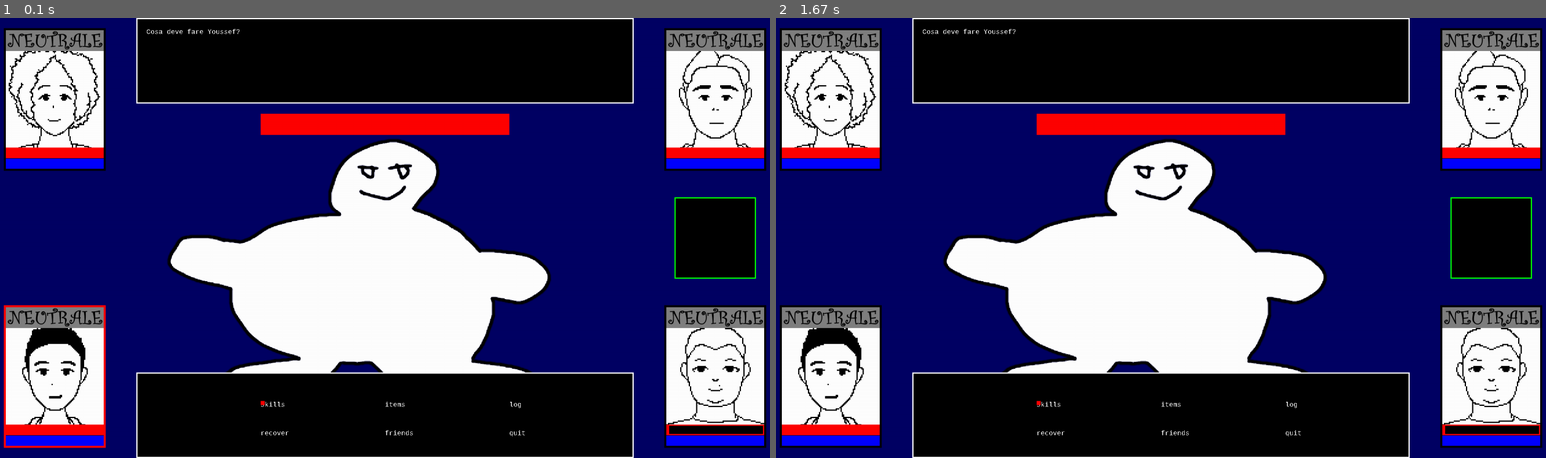
Above: before the commit, frames 1-2 (left to right).
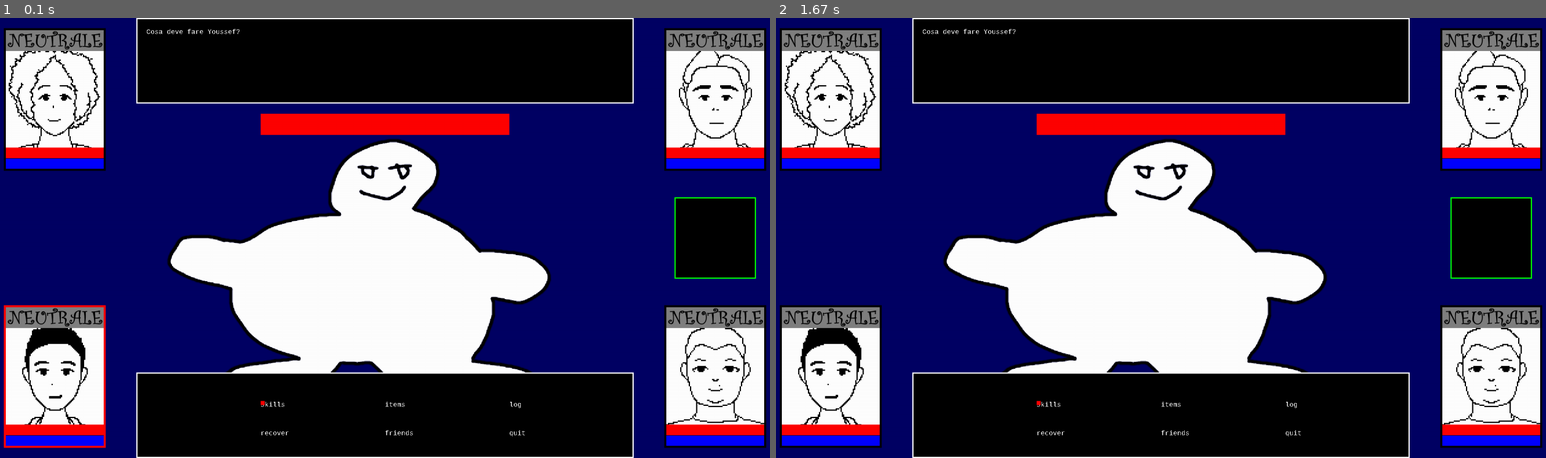
Above: after the commit, the same moments.

Repository: TheDarkOfSOOS/Project-OMONA
Game: pygame game, started from round.py
Same seed, same stepped clock (60 frames per second), same inputs: the game is played once before the commit and once after it.
Inputs:
- Up to frame 1 (0.1 s): no input
- Up to frame 2 (1.67 s): tap Shift at 0.33 s; tap Enter at 0.67 s

The runs differ from the first frame. In frame 1, 0.2% of the frame differs, in the area x 86-100%, y 92-95%; in frame 2, 0.2%.

Commit message:
aggiunta animazione saetta

Diff:
--- a/boss.py
+++ b/boss.py
@@ -46,21 +46,21 @@
         self.emotional_levels = {"Felicità":"2","Rabbia":"2","Tristezza":"2"} # Dizionario per il livello massimo delle emozioni
 
         self.sbracciata_animation = []
-        self.sbracciata_animation.append(pygame.image.load("img/animations/punch_animation00.png"))
-        self.sbracciata_animation.append(pygame.image.load("img/animations/punch_animation01.png"))
-        self.sbracciata_animation.append(pygame.image.load("img/animations/punch_animation02.png"))
-        self.sbracciata_animation.append(pygame.image.load("img/animations/punch_animation03.png"))
-        self.sbracciata_animation.append(pygame.image.load("img/animations/punch_animation04.png"))
-        self.sbracciata_animation.append(pygame.image.load("img/animations/punch_animation05.png"))
-        self.sbracciata_animation.append(pygame.image.load("img/animations/punch_animation06.png"))
-        self.sbracciata_animation.append(pygame.image.load("img/animations/punch_animation07.png"))
-        self.sbracciata_animation.append(pygame.image.load("img/animations/punch_animation08.png"))
-        self.sbracciata_animation.append(pygame.image.load("img/animations/punch_animation09.png"))
-        self.sbracciata_animation.append(pygame.image.load("img/animations/punch_animation10.png"))
-        self.sbracciata_animation.append(pygame.image.load("img/animations/punch_animation11.png"))
-        self.sbracciata_animation.append(pygame.image.load("img/animations/punch_animation12.png"))
-        self.sbracciata_animation.append(pygame.image.load("img/animations/punch_animation13.png"))
-        self.sbracciata_animation.append(pygame.image.load("img/animations/punch_animation14.png"))
+        self.sbracciata_animation.append(pygame.image.load("img/animations/punch/punch_animation00.png"))
+        self.sbracciata_animation.append(pygame.image.load("img/animations/punch/punch_animation01.png"))
+        self.sbracciata_animation.append(pygame.image.load("img/animations/punch/punch_animation02.png"))
+        self.sbracciata_animation.append(pygame.image.load("img/animations/punch/punch_animation03.png"))
+        self.sbracciata_animation.append(pygame.image.load("img/animations/punch/punch_animation04.png"))
+        self.sbracciata_animation.append(pygame.image.load("img/animations/punch/punch_animation05.png"))
+        self.sbracciata_animation.append(pygame.image.load("img/animations/punch/punch_animation06.png"))
+        self.sbracciata_animation.append(pygame.image.load("img/animations/punch/punch_animation07.png"))
+        self.sbracciata_animation.append(pygame.image.load("img/animations/punch/punch_animation08.png"))
+        self.sbracciata_animation.append(pygame.image.load("img/animations/punch/punch_animation09.png"))
+        self.sbracciata_animation.append(pygame.image.load("img/animations/punch/punch_animation10.png"))
+        self.sbracciata_animation.append(pygame.image.load("img/animations/punch/punch_animation11.png"))
+        self.sbracciata_animation.append(pygame.image.load("img/animations/punch/punch_animation12.png"))
+        self.sbracciata_animation.append(pygame.image.load("img/animations/punch/punch_animation13.png"))
+        self.sbracciata_animation.append(pygame.image.load("img/animations/punch/punch_animation14.png"))
 
 
         self.current_animation = 0
--- a/drawer.py
+++ b/drawer.py
@@ -263,7 +263,7 @@
 def saetta_animation():
     if r.is_doing_animation:
         WIN.blit(r.saetta_animation[int(r.current_animation)],(0,0))
-        r.current_animation+=0.25
+        r.current_animation+=0.75
     if r.current_animation >= len(r.saetta_animation):
         r.is_doing_animation = False
 
--- a/fabiano_class.py
+++ b/fabiano_class.py
@@ -69,21 +69,21 @@
         self.emotional_levels = {"Felicità":3,"Rabbia":1,"Tristezza":2} # Dizionario per il livello massimo delle emozioni
 
         self.pestata_animation = []
-        self.pestata_animation.append(pygame.image.load("img/animations/punch_animation00.png"))
-        self.pestata_animation.append(pygame.image.load("img/animations/punch_animation01.png"))
-        self.pestata_animation.append(pygame.image.load("img/animations/punch_animation02.png"))
-        self.pestata_animation.append(pygame.image.load("img/animations/punch_animation03.png"))
-        self.pestata_animation.append(pygame.image.load("img/animations/punch_animation04.png"))
-        self.pestata_animation.append(pygame.image.load("img/animations/punch_animation05.png"))
-        self.pestata_animation.append(pygame.image.load("img/animations/punch_animation06.png"))
-        self.pestata_animation.append(pygame.image.load("img/animations/punch_animation07.png"))
-        self.pestata_animation.append(pygame.image.load("img/animations/punch_animation08.png"))
-        self.pestata_animation.append(pygame.image.load("img/animations/punch_animation09.png"))
-        self.pestata_animation.append(pygame.image.load("img/animations/punch_animation10.png"))
-        self.pestata_animation.append(pygame.image.load("img/animations/punch_animation11.png"))
-        self.pestata_animation.append(pygame.image.load("img/animations/punch_animation12.png"))
-        self.pestata_animation.append(pygame.image.load("img/animations/punch_animation13.png"))
-        self.pestata_animation.append(pygame.image.load("img/animations/punch_animation14.png"))
+        self.pestata_animation.append(pygame.image.load("img/animations/punch/punch_animation00.png"))
+        self.pestata_animation.append(pygame.image.load("img/animations/punch/punch_animation01.png"))
+        self.pestata_animation.append(pygame.image.load("img/animations/punch/punch_animation02.png"))
+        self.pestata_animation.append(pygame.image.load("img/animations/punch/punch_animation03.png"))
+        self.pestata_animation.append(pygame.image.load("img/animations/punch/punch_animation04.png"))
+        self.pestata_animation.append(pygame.image.load("img/animations/punch/punch_animation05.png"))
+        self.pestata_animation.append(pygame.image.load("img/animations/punch/punch_animation06.png"))
+        self.pestata_animation.append(pygame.image.load("img/animations/punch/punch_animation07.png"))
+        self.pestata_animation.append(pygame.image.load("img/animations/punch/punch_animation08.png"))
+        self.pestata_animation.append(pygame.image.load("img/animations/punch/punch_animation09.png"))
+        self.pestata_animation.append(pygame.image.load("img/animations/punch/punch_animation10.png"))
+        self.pestata_animation.append(pygame.image.load("img/animations/punch/punch_animation11.png"))
+        self.pestata_animation.append(pygame.image.load("img/animations/punch/punch_animation12.png"))
+        self.pestata_animation.append(pygame.image.load("img/animations/punch/punch_animation13.png"))
+        self.pestata_animation.append(pygame.image.load("img/animations/punch/punch_animation14.png"))
 
         self.current_animation = 0
 
--- a/pier_class.py
+++ b/pier_class.py
@@ -70,21 +70,21 @@
 
 
         self.sbracciata_animation = []
-        self.sbracciata_animation.append(pygame.image.load("img/animations/punch_animation00.png"))
-        self.sbracciata_animation.append(pygame.image.load("img/animations/punch_animation01.png"))
-        self.sbracciata_animation.append(pygame.image.load("img/animations/punch_animation02.png"))
-        self.sbracciata_animation.append(pygame.image.load("img/animations/punch_animation03.png"))
-        self.sbracciata_animation.append(pygame.image.load("img/animations/punch_animation04.png"))
-        self.sbracciata_animation.append(pygame.image.load("img/animations/punch_animation05.png"))
-        self.sbracciata_animation.append(pygame.image.load("img/animations/punch_animation06.png"))
-        self.sbracciata_animation.append(pygame.image.load("img/animations/punch_animation07.png"))
-        self.sbracciata_animation.append(pygame.image.load("img/animations/punch_animation08.png"))
-        self.sbracciata_animation.append(pygame.image.load("img/animations/punch_animation09.png"))
-        self.sbracciata_animation.append(pygame.image.load("img/animations/punch_animation10.png"))
-        self.sbracciata_animation.append(pygame.image.load("img/animations/punch_animation11.png"))
-        self.sbracciata_animation.append(pygame.image.load("img/animations/punch_animation12.png"))
-        self.sbracciata_animation.append(pygame.image.load("img/animations/punch_animation13.png"))
-        self.sbracciata_animation.append(pygame.image.load("img/animations/punch_animation14.png"))
+        self.sbracciata_animation.append(pygame.image.load("img/animations/punch/punch_animation00.png"))
+        self.sbracciata_animation.append(pygame.image.load("img/animations/punch/punch_animation01.png"))
+        self.sbracciata_animation.append(pygame.image.load("img/animations/punch/punch_animation02.png"))
+        self.sbracciata_animation.append(pygame.image.load("img/animations/punch/punch_animation03.png"))
+        self.sbracciata_animation.append(pygame.image.load("img/animations/punch/punch_animation04.png"))
+        self.sbracciata_animation.append(pygame.image.load("img/animations/punch/punch_animation05.png"))
+        self.sbracciata_animation.append(pygame.image.load("img/animations/punch/punch_animation06.png"))
+        self.sbracciata_animation.append(pygame.image.load("img/animations/punch/punch_animation07.png"))
+        self.sbracciata_animation.append(pygame.image.load("img/animations/punch/punch_animation08.png"))
+        self.sbracciata_animation.append(pygame.image.load("img/animations/punch/punch_animation09.png"))
+        self.sbracciata_animation.append(pygame.image.load("img/animations/punch/punch_animation10.png"))
+        self.sbracciata_animation.append(pygame.image.load("img/animations/punch/punch_animation11.png"))
+        self.sbracciata_animation.append(pygame.image.load("img/animations/punch/punch_animation12.png"))
+        self.sbracciata_animation.append(pygame.image.load("img/animations/punch/punch_animation13.png"))
+        self.sbracciata_animation.append(pygame.image.load("img/animations/punch/punch_animation14.png"))
 
         self.current_animation = 0
 
--- a/raul_class.py
+++ b/raul_class.py
@@ -56,7 +56,7 @@
         self.vel = 93 # Variabile per i punti velocità
         self.eva = 10 # Variabile per i punti evasione
 
-        self.current_hp = 34
+        self.current_hp = self.hp
         self.current_mna = self.mna
         self.current_atk = self.atk
         self.current_defn = self.defn
@@ -70,21 +70,19 @@
         self.emotional_levels = {"Felicità":2,"Rabbia":3,"Tristezza":1} # Dizionario per il livello massimo delle emozioni
 
         self.saetta_animation = []
-        self.saetta_animation.append(pygame.image.load("img/animations/punch_animation00.png"))
-        self.saetta_animation.append(pygame.image.load("img/animations/punch_animation01.png"))
-        self.saetta_animation.append(pygame.image.load("img/animations/punch_animation02.png"))
-        self.saetta_animation.append(pygame.image.load("img/animations/punch_animation03.png"))
-        self.saetta_animation.append(pygame.image.load("img/animations/punch_animation04.png"))
-        self.saetta_animation.append(pygame.image.load("img/animations/punch_animation05.png"))
-        self.saetta_animation.append(pygame.image.load("img/animations/punch_animation06.png"))
-        self.saetta_animation.append(pygame.image.load("img/animations/punch_animation07.png"))
-        self.saetta_animation.append(pygame.image.load("img/animations/punch_animation08.png"))
-        self.saetta_animation.append(pygame.image.load("img/animations/punch_animation09.png"))
-        self.saetta_animation.append(pygame.image.load("img/animations/punch_animation10.png"))
-        self.saetta_animation.append(pygame.image.load("img/animations/punch_animation11.png"))
-        self.saetta_animation.append(pygame.image.load("img/animations/punch_animation12.png"))
-        self.saetta_animation.append(pygame.image.load("img/animations/punch_animation13.png"))
-        self.saetta_animation.append(pygame.image.load("img/animations/punch_animation14.png"))
+        self.saetta_animation.append(pygame.image.load("img/animations/saetta/saetta_00.png"))
+        self.saetta_animation.append(pygame.image.load("img/animations/saetta/saetta_01.png"))
+        self.saetta_animation.append(pygame.image.load("img/animations/saetta/saetta_02.png"))
+        self.saetta_animation.append(pygame.image.load("img/animations/saetta/saetta_03.png"))
+        self.saetta_animation.append(pygame.image.load("img/animations/saetta/saetta_04.png"))
+        self.saetta_animation.append(pygame.image.load("img/animations/saetta/saetta_05.png"))
+        self.saetta_animation.append(pygame.image.load("img/animations/saetta/saetta_06.png"))
+        self.saetta_animation.append(pygame.image.load("img/animations/saetta/saetta_07.png"))
+        self.saetta_animation.append(pygame.image.load("img/animations/saetta/saetta_08.png"))
+        self.saetta_animation.append(pygame.image.load("img/animations/saetta/saetta_09.png"))
+        self.saetta_animation.append(pygame.image.load("img/animations/saetta/saetta_10.png"))
+        self.saetta_animation.append(pygame.image.load("img/animations/saetta/saetta_11.png"))
+        self.saetta_animation.append(pygame.image.load("img/animations/saetta/saetta_12.png"))
 
         self.current_animation = 0
 
--- a/youssef_class.py
+++ b/youssef_class.py
@@ -86,21 +86,21 @@
         self.emotional_levels = {"Felicità":2,"Rabbia":2,"Tristezza":2} # Dizionario per il livello massimo delle emozioni
 
         self.sforbiciata_animation = []
-        self.sforbiciata_animation.append(pygame.image.load("img/animations/punch_animation00.png"))
-        self.sforbiciata_animation.append(pygame.image.load("img/animations/punch_animation01.png"))
-        self.sforbiciata_animation.append(pygame.image.load("img/animations/punch_animation02.png"))
-        self.sforbiciata_animation.append(pygame.image.load("img/animations/punch_animation03.png"))
-        self.sforbiciata_animation.append(pygame.image.load("img/animations/punch_animation04.png"))
-        self.sforbiciata_animation.append(pygame.image.load("img/animations/punch_animation05.png"))
-        self.sforbiciata_animation.append(pygame.image.load("img/animations/punch_animation06.png"))
-        self.sforbiciata_animation.append(pygame.image.load("img/animations/punch_animation07.png"))
-        self.sforbiciata_animation.append(pygame.image.load("img/animations/punch_animation08.png"))
-        self.sforbiciata_animation.append(pygame.image.load("img/animations/punch_animation09.png"))
-        self.sforbiciata_animation.append(pygame.image.load("img/animations/punch_animation10.png"))
-        self.sforbiciata_animation.append(pygame.image.load("img/animations/punch_animation11.png"))
-        self.sforbiciata_animation.append(pygame.image.load("img/animations/punch_animation12.png"))
-        self.sforbiciata_animation.append(pygame.image.load("img/animations/punch_animation13.png"))
-        self.sforbiciata_animation.append(pygame.image.load("img/animations/punch_animation14.png"))
+        self.sforbiciata_animation.append(pygame.image.load("img/animations/punch/punch_animation00.png"))
+        self.sforbiciata_animation.append(pygame.image.load("img/animations/punch/punch_animation01.png"))
+        self.sforbiciata_animation.append(pygame.image.load("img/animations/punch/punch_animation02.png"))
+        self.sforbiciata_animation.append(pygame.image.load("img/animations/punch/punch_animation03.png"))
+        self.sforbiciata_animation.append(pygame.image.load("img/animations/punch/punch_animation04.png"))
+        self.sforbiciata_animation.append(pygame.image.load("img/animations/punch/punch_animation05.png"))
+        self.sforbiciata_animation.append(pygame.image.load("img/animations/punch/punch_animation06.png"))
+        self.sforbiciata_animation.append(pygame.image.load("img/animations/punch/punch_animation07.png"))
+        self.sforbiciata_animation.append(pygame.image.load("img/animations/punch/punch_animation08.png"))
+        self.sforbiciata_animation.append(pygame.image.load("img/animations/punch/punch_animation09.png"))
+        self.sforbiciata_animation.append(pygame.image.load("img/animations/punch/punch_animation10.png"))
+        self.sforbiciata_animation.append(pygame.image.load("img/animations/punch/punch_animation11.png"))
+        self.sforbiciata_animation.append(pygame.image.load("img/animations/punch/punch_animation12.png"))
+        self.sforbiciata_animation.append(pygame.image.load("img/animations/punch/punch_animation13.png"))
+        self.sforbiciata_animation.append(pygame.image.load("img/animations/punch/punch_animation14.png"))
 
         self.current_animation = 0
 
Renamed: img/animations/punch_animation00.png -> img/animations/punch/punch_animation00.png
Renamed: img/animations/punch_animation01.png -> img/animations/punch/punch_animation01.png
Renamed: img/animations/punch_animation02.png -> img/animations/punch/punch_animation02.png
Renamed: img/animations/punch_animation03.png -> img/animations/punch/punch_animation03.png
Renamed: img/animations/punch_animation04.png -> img/animations/punch/punch_animation04.png
Renamed: img/animations/punch_animation05.png -> img/animations/punch/punch_animation05.png
Renamed: img/animations/punch_animation06.png -> img/animations/punch/punch_animation06.png
Renamed: img/animations/punch_animation07.png -> img/animations/punch/punch_animation07.png
Renamed: img/animations/punch_animation08.png -> img/animations/punch/punch_animation08.png
Renamed: img/animations/punch_animation09.png -> img/animations/punch/punch_animation09.png
Renamed: img/animations/punch_animation10.png -> img/animations/punch/punch_animation10.png
Renamed: img/animations/punch_animation11.png -> img/animations/punch/punch_animation11.png
(and 16 more such lines)
